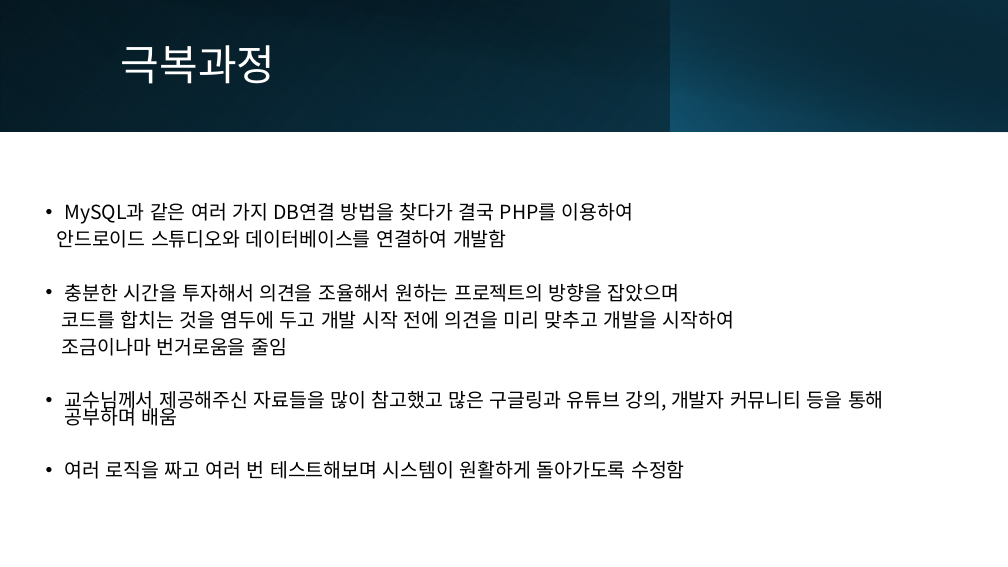
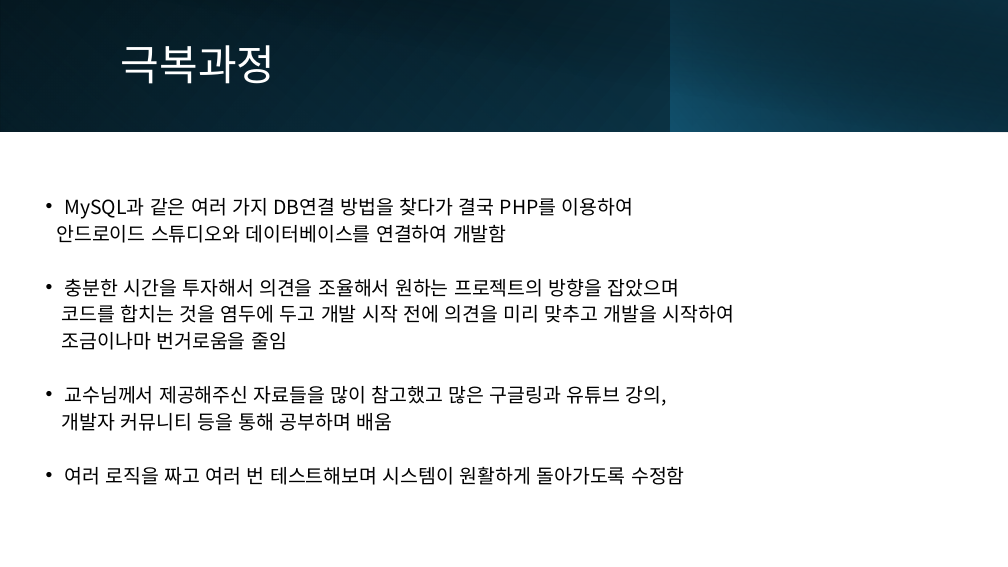
Before and after one commit to kjunh972/TBFG, a slide deck: slide 10 of doc/TBFG 모바일 프로젝트.pptx. Drawn at 1008x567 pixels with LibreOffice and Linux fonts; fonts in the diff are those of the drawing. Boxes give left, top, right and bottom in pixels: in the first picture for what was removed or moved away, otherwise in the second. Text is boxed around its words. In the diff, an @@ line names an element or a change of style, - is before the commit and + after.

Commit message:
모바일 프로그래밍 발표 자료

```diff
--- a/doc/TBFG 모바일 프로젝트.pptx
+++ b/doc/TBFG 모바일 프로젝트.pptx
@@ text at <box>62,386,667,431</box>: text changed @@
-• 교수님께서 제공해주신 자료들을 많이 참고했고 많은 구글링과 유튜브 강의, 개발자 커뮤니티 등을 통해 공부하며 배움
+• 교수님께서 제공해주신 자료들을 많이 참고했고 많은 구글링과 유튜브 강의,
+개발자 커뮤니티 등을 통해 공부하며 배움
```
